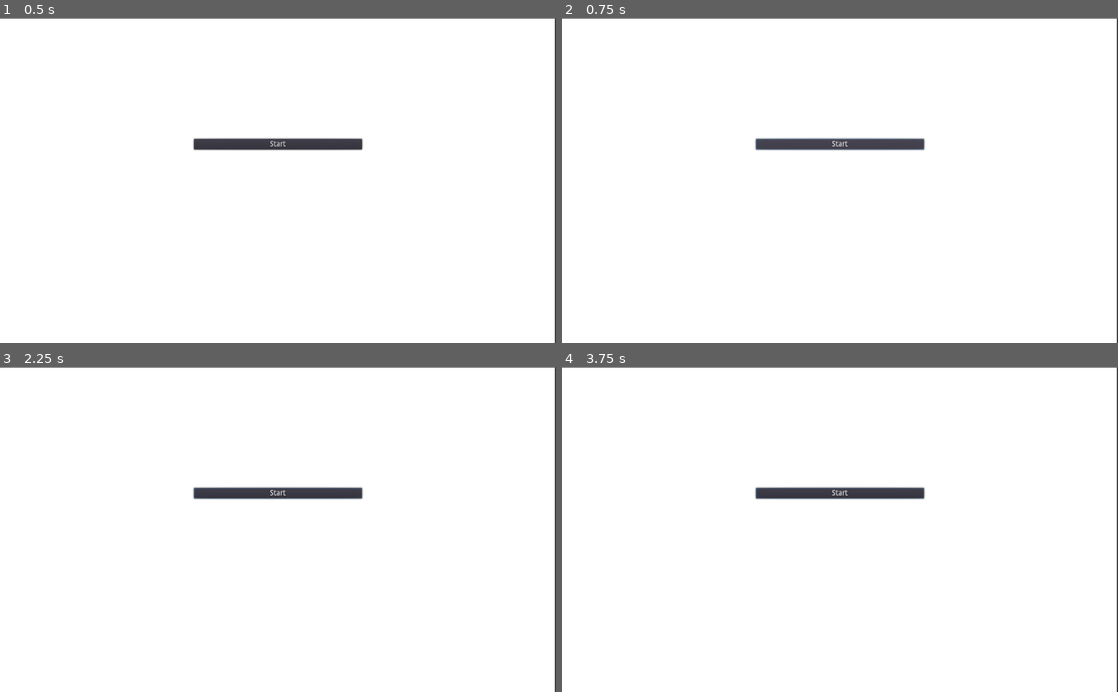
Above: before the commit, frames 1-4 (two rows, left to right).
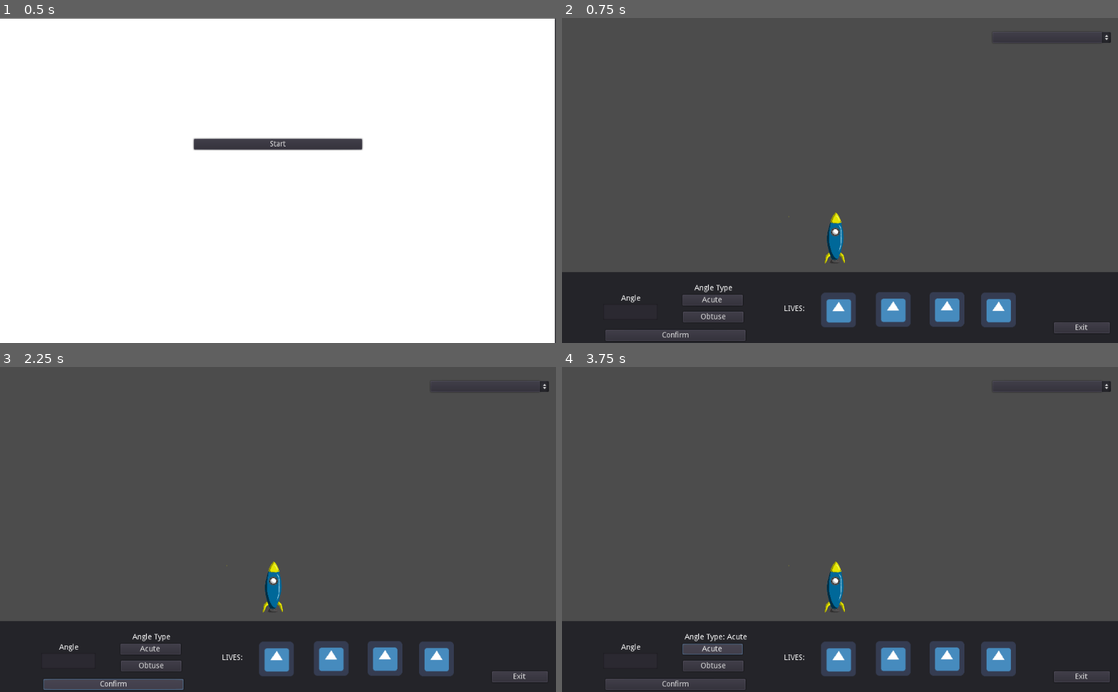
Above: after the commit, the same moments.

Repository: deserthawk57/MP-DLSU-Gr.4
Game: Godot game, scene res://Main Menu.tscn
Same seed, same stepped clock (60 frames per second), same inputs: the game is played once before the commit and once after it. The engine's default icon, where the game draws it, is replaced by a stand-in: a white triangle on a blue panel in a dark square.
Inputs (mouse positions are in pixels of both pictures, inside the frame that each line leads up to):
- Up to frame 1 (0.5 s): no input
- Up to frame 2 (0.75 s): click "Start" at 0.5 s
- Up to frame 3 (2.25 s): click (278, 493) at 1.25 s, where only the run before the commit has a clickable "Start"; click (111, 685) at 2 s, where only the run after the commit has a clickable "Confirm"
- Up to frame 4 (3.75 s): click (673, 685) at 2.75 s, where only the run after the commit has a clickable "Confirm"; click (712, 649) at 3.5 s, where only the run after the commit has a clickable "Acute"

Frame 1 is identical in both runs. In frame 2, 99% of the frame differs, in the area x 0-100%, y 0-100%; in frame 3, 99%; in frame 4, 99%.

Commit message:
Asset source change
change thse asset source

Diff:
--- a/Rocket.gd
+++ b/Rocket.gd
@@ -6,6 +6,5 @@
 func _ready():
 	pass # Replace with function body.
 
-# Called every frame. 'delta' is the elapsed time since the previous frame.
 #func _process(delta):
-#	pass
+	#$Rocket_Sprite.rotation += 1
--- a/Rocket.tscn
+++ b/Rocket.tscn
@@ -1,7 +1,7 @@
 [gd_scene load_steps=3 format=2]
 
 [ext_resource path="res://Rocket.gd" type="Script" id=1]
-[ext_resource path="res://Rocket 1.png" type="Texture" id=2]
+[ext_resource path="res://assets/Rocket 1.png" type="Texture" id=2]
 
 [node name="Rocket" type="Node2D"]
 script = ExtResource( 1 )
--- a/asteroid.tscn
+++ b/asteroid.tscn
@@ -1,6 +1,6 @@
 [gd_scene load_steps=4 format=2]
 
-[ext_resource path="res://asteroid 1.png" type="Texture" id=1]
+[ext_resource path="res://assets/asteroid 1.png" type="Texture" id=1]
 
 [sub_resource type="CircleShape2D" id=1]
 radius = 15.1558
@@ -12,19 +12,19 @@
 position = Vector2( 0, 2.25 )
 
 [node name="StaticBody2D" type="StaticBody2D" parent="."]
-position = Vector2( -4.5, 0 )
+position = Vector2( 0.64563, 0.735039 )
 
 [node name="Sprite" type="Sprite" parent="StaticBody2D"]
-position = Vector2( 214.802, 147.258 )
+position = Vector2( 2.36009, 14.9412 )
 scale = Vector2( 0.383942, 0.450564 )
 texture = ExtResource( 1 )
 
 [node name="CollisionShape2D" type="CollisionShape2D" parent="StaticBody2D"]
-position = Vector2( 213.472, 129.976 )
+position = Vector2( 1.76514, -0.87056 )
 shape = SubResource( 1 )
 
 [node name="CollisionShape2D2" type="CollisionShape2D" parent="StaticBody2D"]
-position = Vector2( 213.095, 129.221 )
+position = Vector2( 0.653, -1.62556 )
 shape = SubResource( 2 )
 
 [node name="StaticBody2D2" type="StaticBody2D" parent="."]
